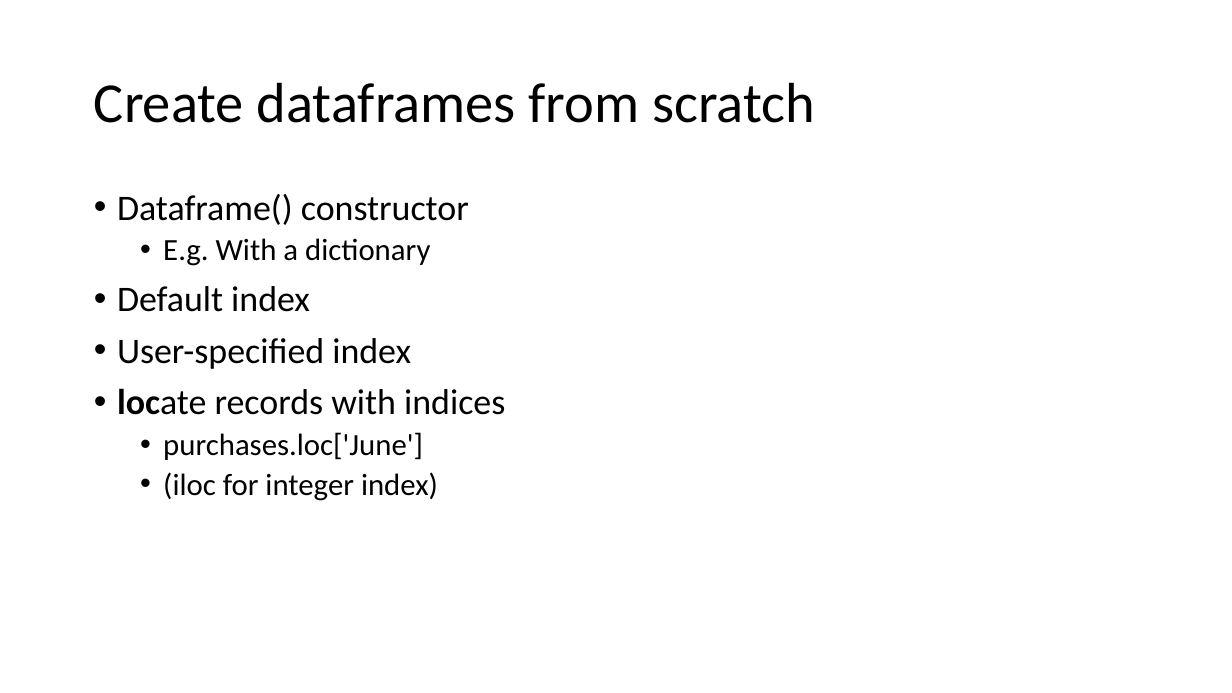
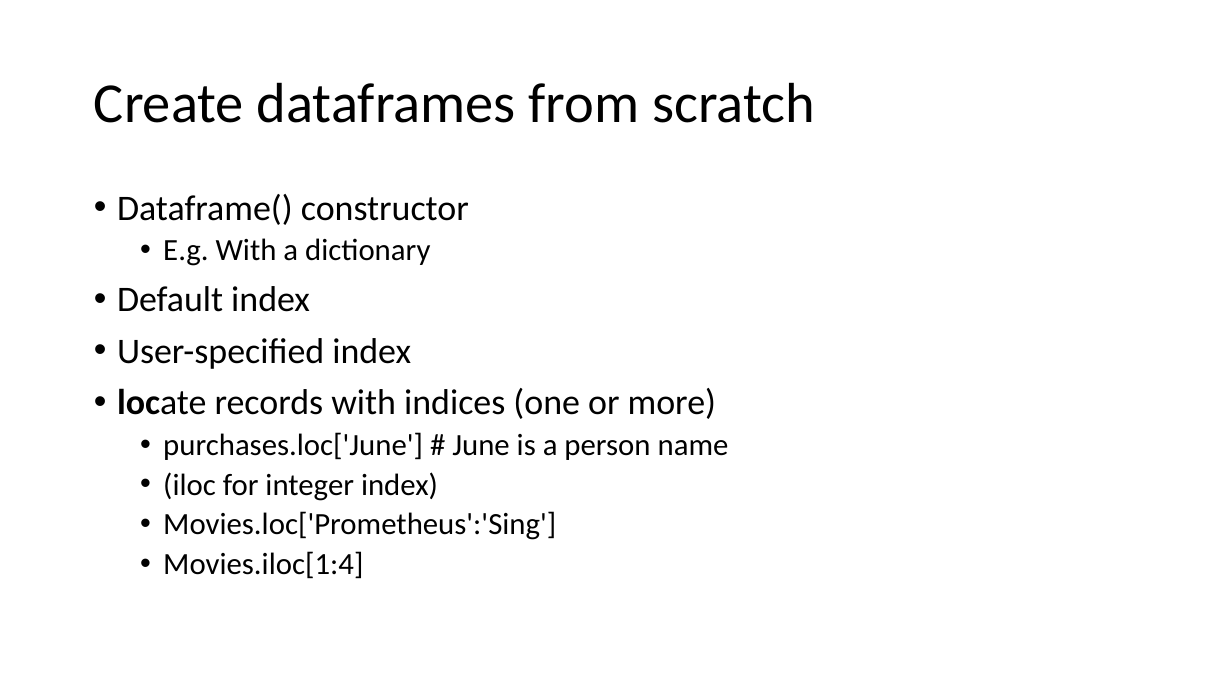
Before and after one commit to FranzGH/IoT_ML, a slide deck: slide 5 of Pandas.pptx. Drawn at 1232x693 pixels with LibreOffice and Linux fonts; fonts in the diff are those of the drawing. Boxes give left, top, right and bottom in pixels: in the first picture for what was removed or moved away, otherwise in the second. Text is boxed around its words. In the diff, an @@ line names an element or a change of style, - is before the commit and + after.

```diff
--- a/Pandas.pptx
+++ b/Pandas.pptx
@@ text at bbox=[117, 388, 729, 460]: text changed; size 28 to 24 pt @@
-• locate records with indices
-  • purchases.loc['June']
+• locate records with indices (one or more)
+  • purchases.loc['June'] # June is a person name
@@ text at bbox=[163, 511, 556, 579]: paragraphs added @@
+  • Movies.loc['Prometheus':'Sing']
+  • Movies.iloc[1:4]
```
Also in this commit, not shown: 4 other slides changed, 2 other files.
